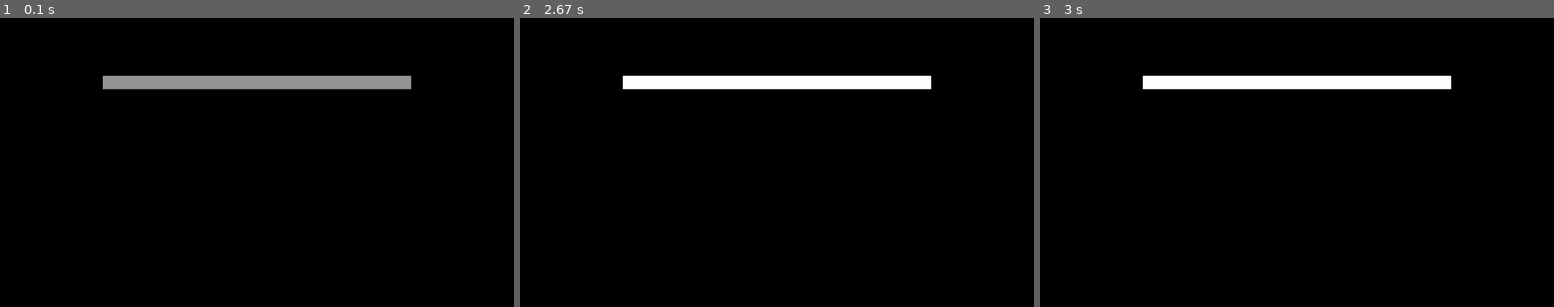
Above: before the commit, frames 1-3 (left to right).
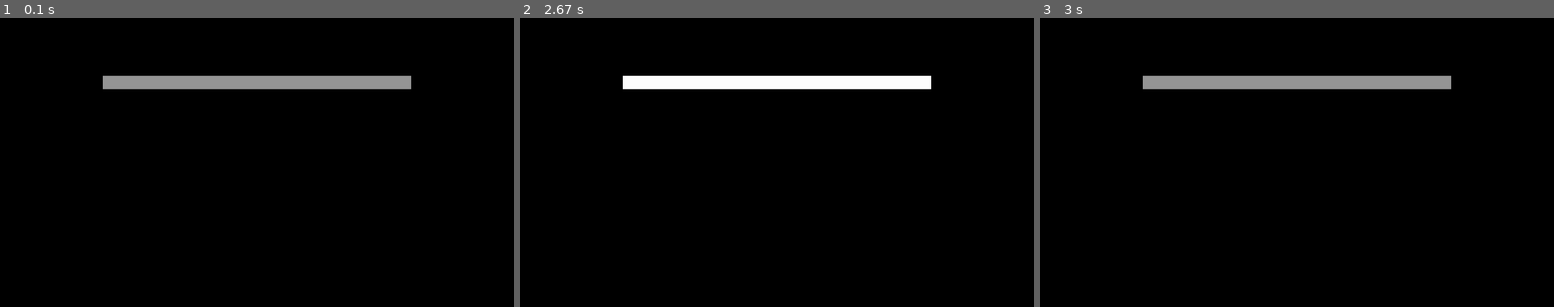
Above: after the commit, the same moments.

Repository: Meemog/2022-NEA-project
Game: pygame game, started from pygame stuff/first iteration iter 1.py
Same seed, same stepped clock (60 frames per second), same inputs: the game is played once before the commit and once after it.
Inputs (mouse positions are in pixels of both pictures, inside the frame that each line leads up to):
- Up to frame 1 (0.1 s): no input
- Up to frame 2 (2.67 s): click (777, 162) at 0.38 s; click (777, 81) at 1.82 s; hold Enter 2.1-2.57 s; move the mouse to (751, 237) at 2.65 s
- Up to frame 3 (3 s): click (1271, 237) at 2.7 s

Frames 1-2 are identical in both runs. In frame 3, 2.8% of the frame differs, in the area x 20-80%, y 19-25%.

Commit message:
made so that the colour being changed enables typing, and it being disabled disables typing

Diff:
--- a/pygame stuff/first iteration iter 1.py
+++ b/pygame stuff/first iteration iter 1.py
@@ -48,9 +48,10 @@
                 typing = True
 
             else:
+                boxColour = (150,150,150)
                 typing = False
 
-        elif event.type == pygame.KEYDOWN:
+        elif event.type == pygame.KEYDOWN and typing:
             if event.key == pygame.K_RETURN:
                 print(text)
                 text = ''
